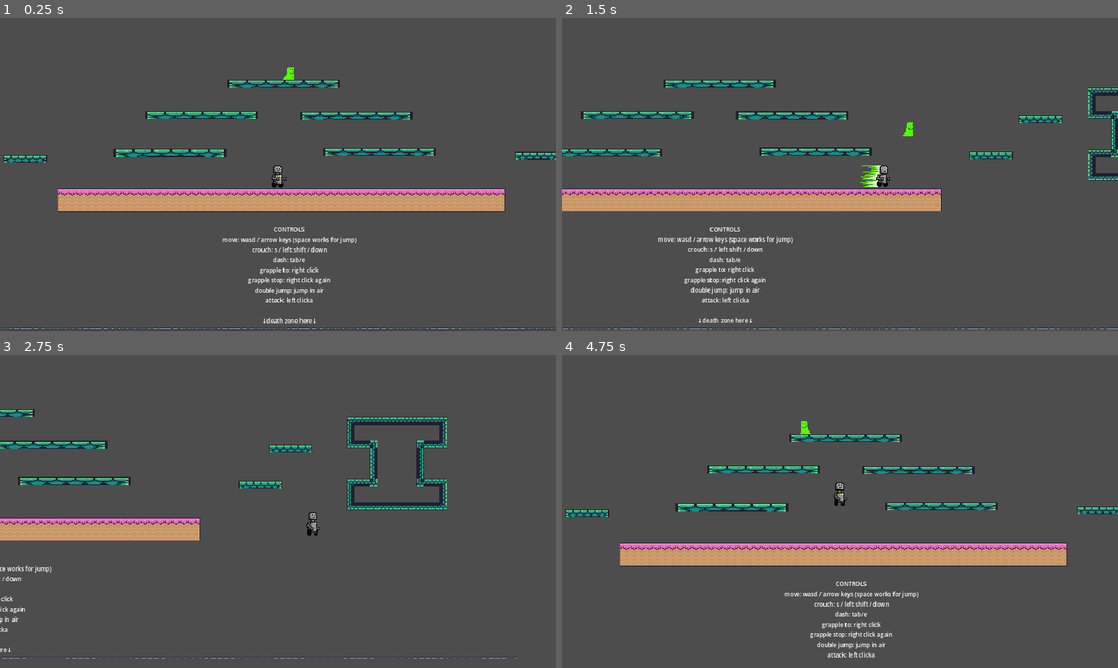
Above: before the commit, frames 1-4 (two rows, left to right).
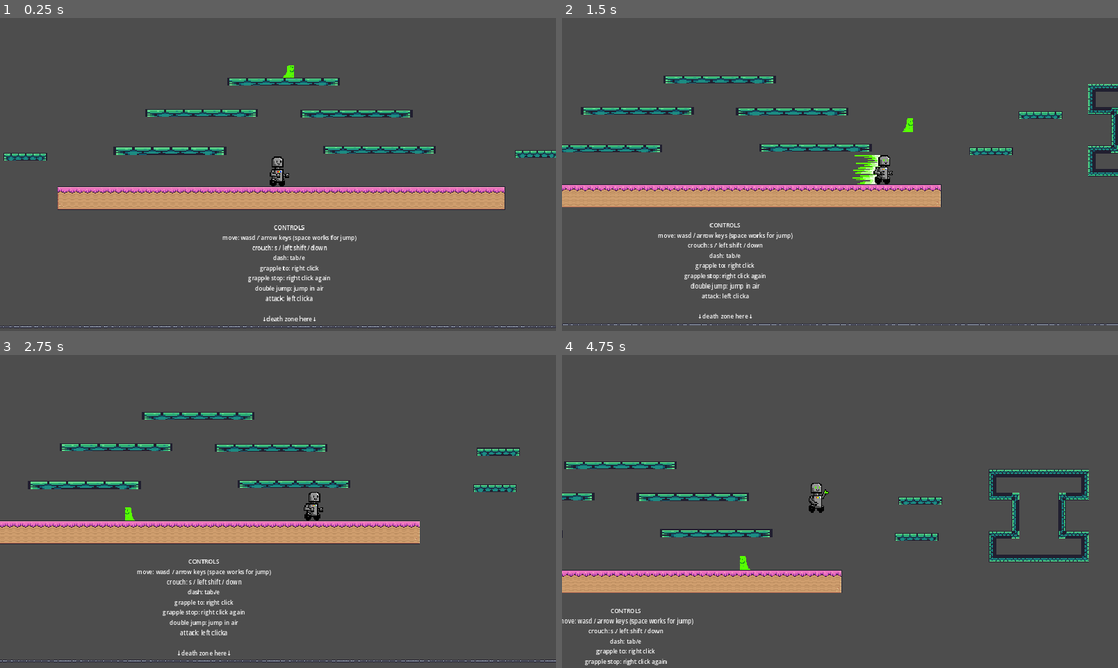
Above: after the commit, the same moments.

Repository: fancyamazon/Beat-the-Bot
Game: Godot game, scene res://scenes/game.tscn
Same seed, same stepped clock (60 frames per second), same inputs: the game is played once before the commit and once after it.
Inputs (mouse positions are in pixels of both pictures, inside the frame that each line leads up to):
- Up to frame 1 (0.25 s): no input
- Up to frame 2 (1.5 s): move the mouse to (962, 158) at 0.52 s; hold L (enemy_right) from 0.53 s (still down); click (962, 158) at 0.6 s; tap Space (jump) at 0.77 s; tap Tab (dash) at 0.8, 1.35 s; move the mouse to (728, 190) at 1.27 s
- Up to frame 3 (2.75 s): tap Space (jump) at 1.52 s; click (166, 527) at 1.55 s; move the mouse to (333, 442) at 2.02 s; release L (enemy_right) at 2.03 s; hold J (enemy_left) from 2.03 s (still down); click (333, 442) at 2.1 s; tap Tab (dash) at 2.3 s
- Up to frame 4 (4.75 s): move the mouse to (812, 574) at 2.77 s; release J (enemy_left) at 2.78 s; hold L (enemy_right) 2.78-4.28 s; tap Shift (crouch) at 2.85 s; tap Space (jump) at 3.02, 3.77, 4.52 s; click (812, 574) at 3.05 s; move the mouse to (1006, 558) at 3.52 s; tap Tab (dash) at 3.6 s; move the mouse to (673, 464) at 4.27 s; hold J (enemy_left) from 4.28 s (still down); right-click (673, 464) at 4.35 s; click (673, 464) at 4.55 s

The runs differ from the first frame. In frame 1, 8.6% of the frame differs, in the area x 0-100%, y 15-100%; in frame 2, 11%; in frame 3, 13%; in frame 4, 18%, in the area x 0-100%, y 21-100%.
Error before the commit: Cannot call method 'start' on a null value. (res://scripts/player.gd:150)

Commit message:
Fixed merge error (player has no attacktimer). but the attack hitboxes don't work now

Diff:
--- a/platformer2/scenes/player.tscn
+++ b/platformer2/scenes/player.tscn
@@ -394,7 +394,7 @@
 }],
 "loop": false,
 "name": &"melee-attack-charged",
-"speed": 5.0
+"speed": 20.0
 }, {
 "frames": [{
 "duration": 1.0,
@@ -552,11 +552,11 @@
 }]
 
 [sub_resource type="RectangleShape2D" id="RectangleShape2D_62wuq"]
-size = Vector2(20, 32)
+size = Vector2(54, 26.6667)
 
 [sub_resource type="CapsuleShape2D" id="CapsuleShape2D_ewomo"]
-radius = 9.0
-height = 34.0
+radius = 20.0
+height = 62.0
 
 [node name="Player" type="CharacterBody2D"]
 collision_layer = 2
@@ -564,24 +564,26 @@
 script = ExtResource("1_tqg52")
 
 [node name="AnimatedSprite2D" type="AnimatedSprite2D" parent="."]
-position = Vector2(0, -16)
-scale = Vector2(1.5, 1.5)
+position = Vector2(0, -30)
+scale = Vector2(2, 2)
 sprite_frames = SubResource("SpriteFrames_wppeg")
-animation = &"melee-attack-held-charge"
+animation = &"melee-attack-charged"
 autoplay = "idle"
 
 [node name="PlayerHitBox" type="Area2D" parent="AnimatedSprite2D"]
 
 [node name="CollisionShape2D" type="CollisionShape2D" parent="AnimatedSprite2D/PlayerHitBox"]
-position = Vector2(0.666666, 0)
+position = Vector2(24.3333, -1.33333)
 shape = SubResource("RectangleShape2D_62wuq")
 
 [node name="CollisionShape2D" type="CollisionShape2D" parent="."]
 z_index = 5
-position = Vector2(0, -17)
-scale = Vector2(1.5, 1.5)
+position = Vector2(0, -31)
 shape = SubResource("CapsuleShape2D_ewomo")
 
 [node name="DashTimer" type="Timer" parent="."]
 wait_time = 0.1
 one_shot = true
+
+[node name="AttackTimer" type="Timer" parent="."]
+wait_time = 0.5
--- a/platformer2/scripts/player.gd
+++ b/platformer2/scripts/player.gd
@@ -43,7 +43,7 @@
 		# Check if the player isn't moving (using a threshold for precision)
 		if dash_direction.length() < 0.1:  # Effectively not moving
 
-			if animated_sprite_2d.scale.x == -1:  # Facing left (scale.x < 0)
+			if animated_sprite_2d.scale.x == -2:  # Facing left (scale.x < 0)
 				dash_direction = Vector2(-1, 0)  # Dash left
 			else:  # Facing right (scale.x > 0)
 				dash_direction = Vector2(1, 0)   # Dash right
@@ -97,9 +97,9 @@
 	#animation facing direction
 
 	if direction >0:
-		animated_sprite_2d.scale.x=1
+		animated_sprite_2d.scale.x=2
 	elif direction<0:
-		animated_sprite_2d.scale.x=-1
+		animated_sprite_2d.scale.x=-2
 
 
 	if direction:
@@ -111,6 +111,10 @@
 
 	if is_dashing:
 		animated_sprite_2d.play("dash")
+	#elif on_attack_cooldown:
+	#	animated_sprite_2d.play("melee-attack-charging") #yes i know this shouldn't go here
+	elif is_grappling:
+		animated_sprite_2d.play("grappling")
 	elif not is_on_floor():
 		animated_sprite_2d.play("jumping")
 	elif (velocity.x > 1 || velocity.x < -1):
@@ -119,6 +123,8 @@
 		animated_sprite_2d.animation = "crouch"
 	else:
 		animated_sprite_2d.play("idle")
+
+	#print(attack_timer.time_left)
 
 func _start_grapple():
 	var mouse_pos = get_global_mouse_position()
@@ -148,8 +154,10 @@
 	$AnimatedSprite2D/PlayerHitBox.monitoring = true
 	on_attack_cooldown = true
 	attack_timer.start(attack_cooldown)
+	print("detected")
 
 func _on_attack_timer_timeout() -> void:
+	print("done")
 	$AnimatedSprite2D/PlayerHitBox.monitoring = false
 	on_attack_cooldown = false
 
